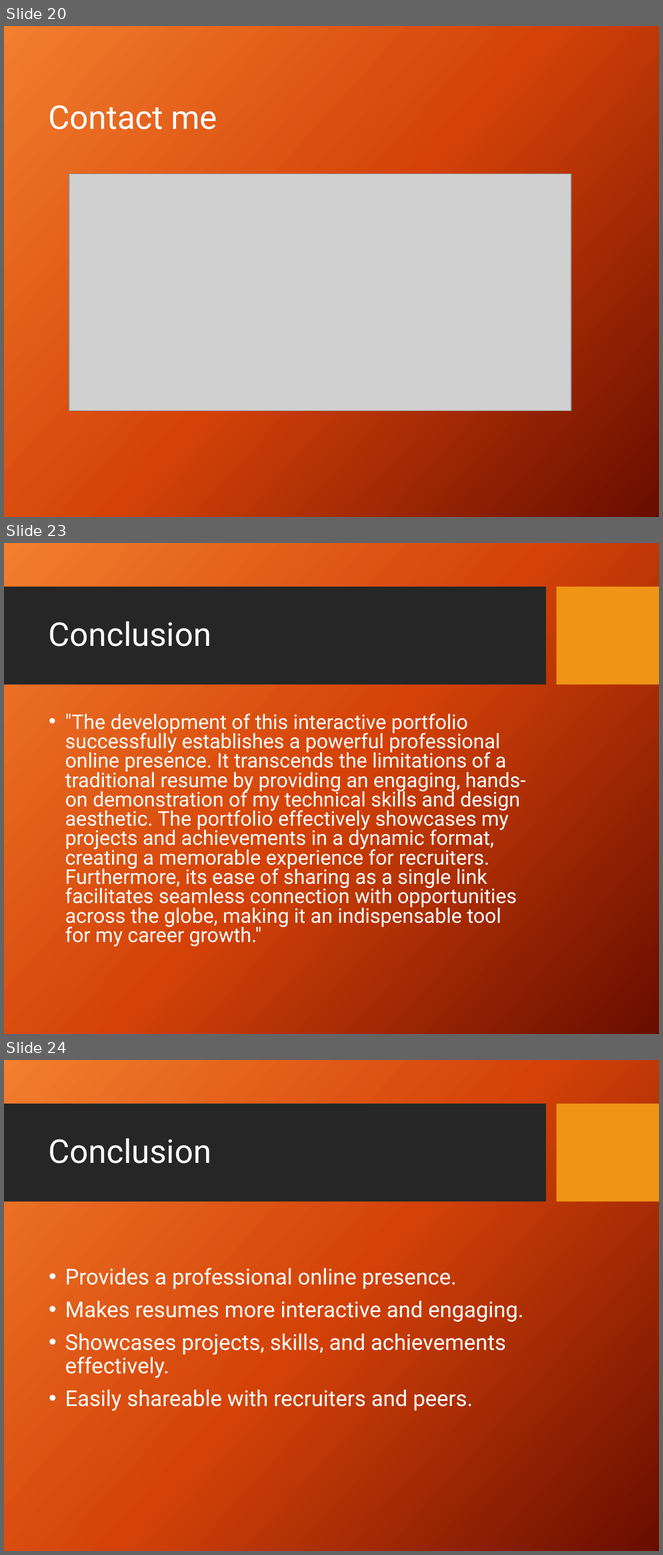
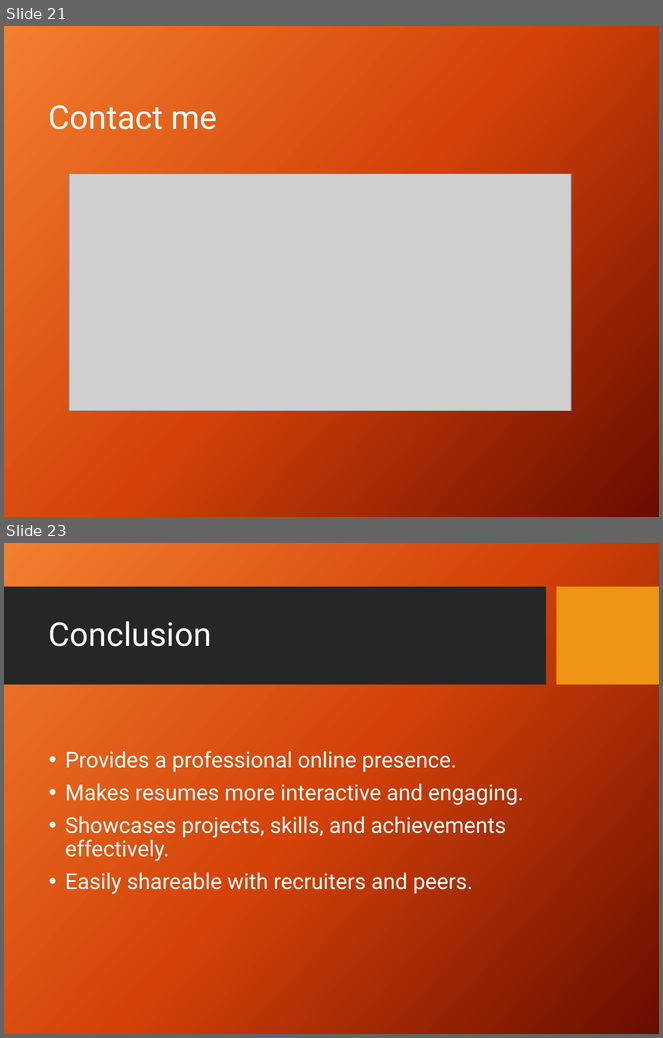
Before and after one commit to kuldeepin3/portfolio-capstone-edunet, a slide deck: Interactive_Portfolio_Presentation (1).pptx. Shown one above the other, each under a label of ours: slides 20, 23 and 24 before the commit, slides 21 and 23 after it; the slides between them are not shown. The pictures are 663x1555 and 663x1038 pixels, drawn with LibreOffice and Linux fonts; fonts in the diff are those of the drawing; grey boxes stand for pictures; background and template pictures are left out. Boxes give left, top, right and bottom in pixels: in the first picture for what was removed or moved away, otherwise in the second. Text is boxed around its words. In the diff, an @@ line names an element or a change of style, - is before the commit and + after.

```diff
--- a/Interactive_Portfolio_Presentation (1).pptx
+++ b/Interactive_Portfolio_Presentation (1).pptx
@@ slide 23 removed at (4, 543, 659, 1034), background picture (left out); not listed: 2 template elements that a slide beside it also shows @@
@@ title removed at (49, 621, 211, 646) @@
-Conclusion
@@ text removed at (65, 714, 526, 947) @@
-• "The development of this interactive portfolio successfully establishes a powerful professional online presence. It transcends the limitations of a traditional resume by providing an engaging, hands-on demonstration of my technical skills and design aesthetic. The portfolio effectively showcases my projects and achievements in a dynamic format, creating a memorable experience for recruiters. Furthermore, its ease of sharing as a single link facilitates seamless connection with opportunities across the globe, making it an indispensable tool for my career growth."
@@ what was slide 20 is now slide 21 @@
@@ what was slide 24 is now slide 23 @@
```
Also in this commit, not shown: 6 slides changed, 6 slides added, 6 other slides removed.
